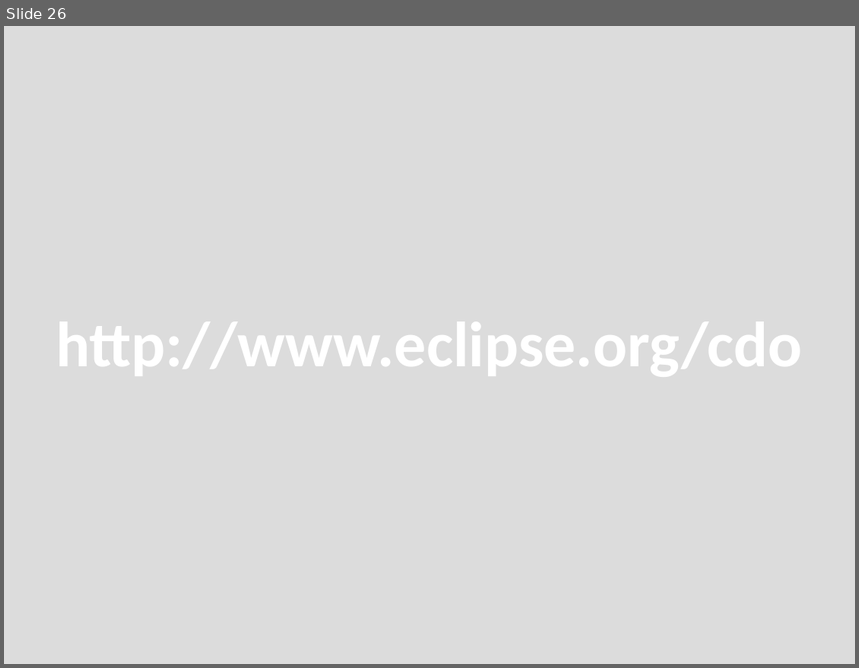
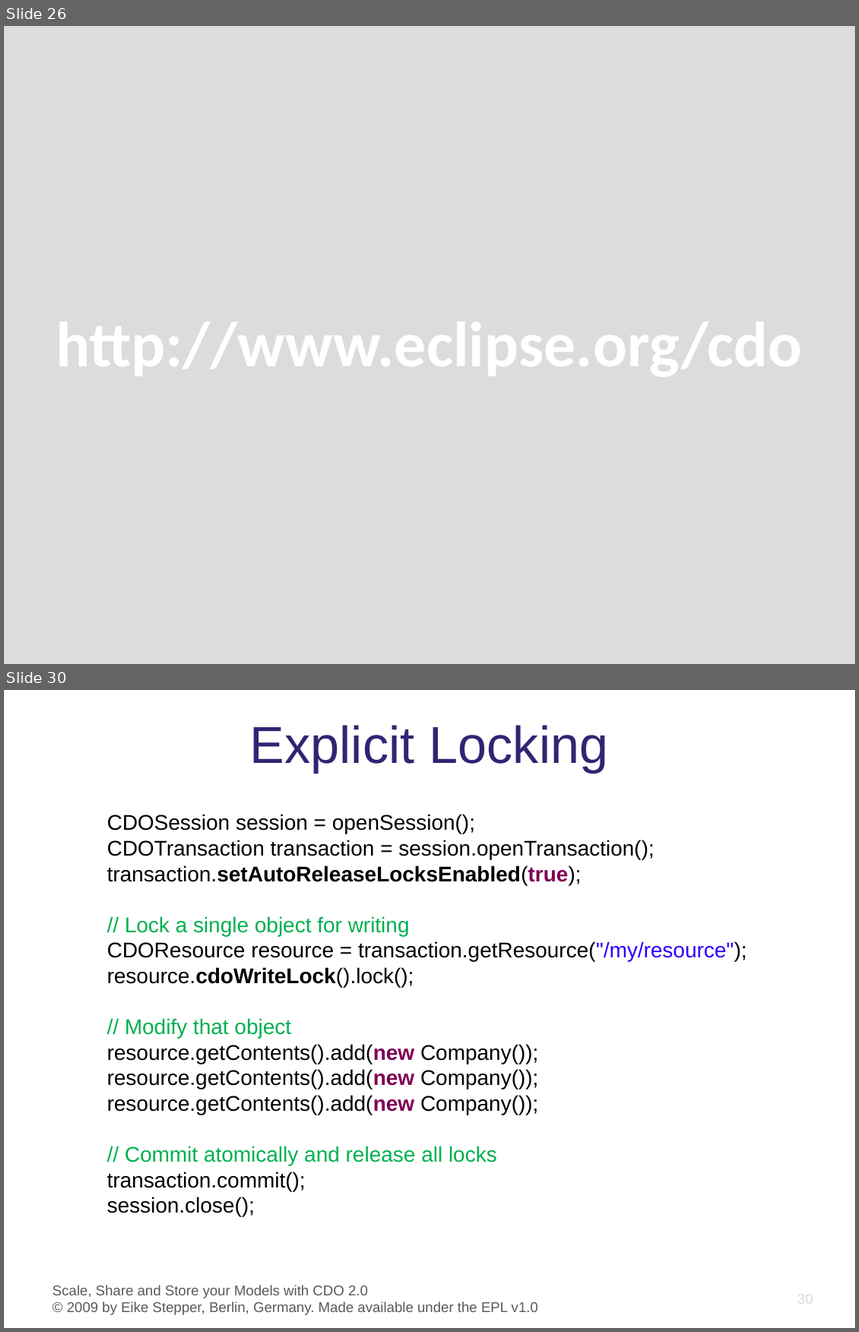
Before and after one commit to eclipse-cdo/cdo.www, a slide deck: documentation/presentations/EclipseCon_2009/CDO_EclipseCon_2009.pptx. Shown one above the other, each under a label of ours: slide 26 before the commit, slides 26 and 30 after it; the slides between them are not shown. The pictures are 859x668 and 859x1332 pixels, drawn with LibreOffice and Linux fonts; fonts in the diff are those of the drawing; background and template pictures are left out. Boxes give left, top, right and bottom in pixels: in the first picture for what was removed or moved away, otherwise in the second. Text is boxed around its words. In the diff, an @@ line names an element or a change of style, - is before the commit and + after.

```diff
--- a/documentation/presentations/EclipseCon_2009/CDO_EclipseCon_2009.pptx
+++ b/documentation/presentations/EclipseCon_2009/CDO_EclipseCon_2009.pptx
@@ slide 30 added at [4, 690, 855, 1328], background #FFFFFF @@
@@ title added at [250, 725, 608, 773], 44 pt, text #2F2672 @@
+Explicit Locking
@@ text added at [107, 814, 747, 1217], 18 pt, text #000000 @@
+CDOSession session = openSession();
+CDOTransaction transaction = session.openTransaction();
+transaction.setAutoReleaseLocksEnabled(true);
+// Lock a single object for writing
+CDOResource resource = transaction.getResource("/my/resource");
+resource.cdoWriteLock().lock();
+// Modify that object
+resource.getContents().add(new Company());
+resource.getContents().add(new Company());
+resource.getContents().add(new Company());
+// Commit atomically and release all locks
+transaction.commit();
+session.close();
@@ text added at [53, 1285, 538, 1315], 12 pt, text #595959 @@
+Scale, Share and Store your Models with CDO 2.0
+© 2009 by Eike Stepper, Berlin, Germany. Made available under the EPL v1.0
@@ page number added at [797, 1291, 813, 1307], 12 pt, text #D9D9D9 @@
+30
```
Also in this commit, not shown: 9 slides changed, 7 other slides added.
